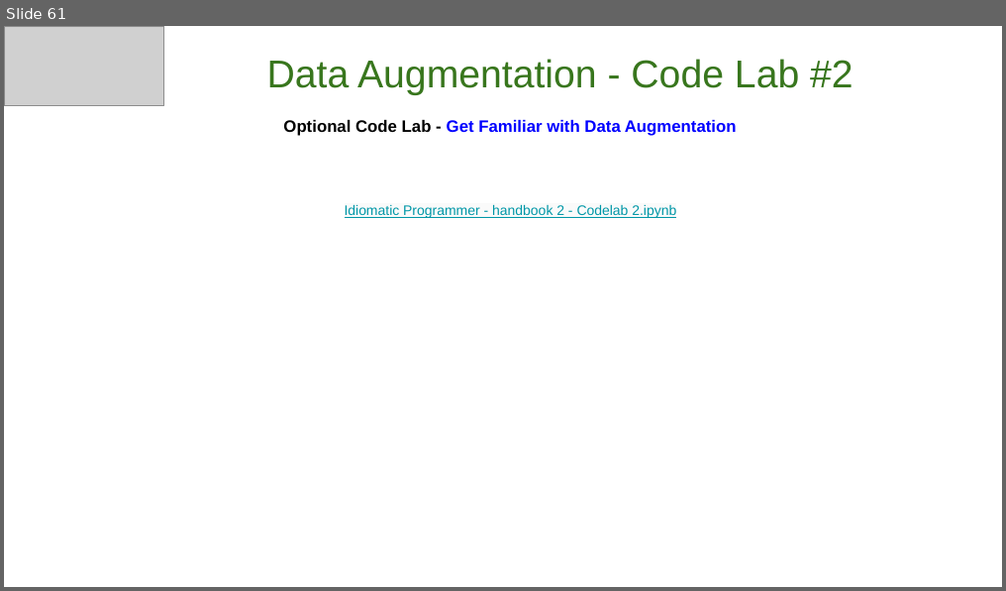
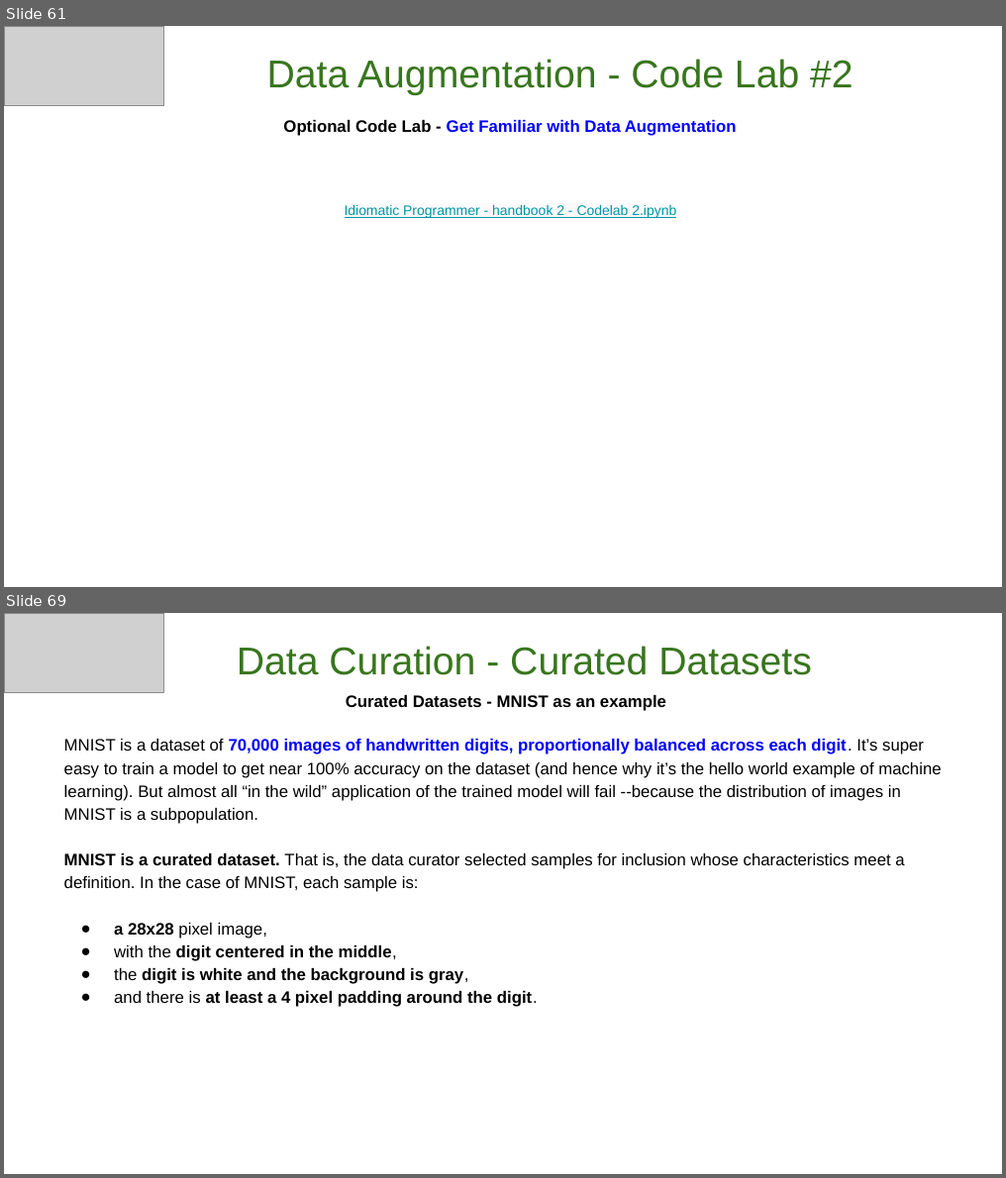
Before and after one commit to GoogleCloudPlatform/keras-idiomatic-programmer, a slide deck: workshops/Data_Augmentation/The Idiomatic Programmer - Learning Keras - Workshop - Data Augmentation.pptx. Shown one above the other, each under a label of ours: slide 61 before the commit, slides 61 and 69 after it; the slides between them are not shown. The pictures are 1006x591 and 1006x1178 pixels, drawn with LibreOffice and Linux fonts; fonts in the diff are those of the drawing; grey boxes stand for pictures. Boxes give left, top, right and bottom in pixels: in the first picture for what was removed or moved away, otherwise in the second. Text is boxed around its words. In the diff, an @@ line names an element or a change of style, - is before the commit and + after.

Commit message:
reorg data aug

```diff
--- a/workshops/Data_Augmentation/The Idiomatic Programmer - Learning Keras - Workshop - Data Augmentation.pptx
+++ b/workshops/Data_Augmentation/The Idiomatic Programmer - Learning Keras - Workshop - Data Augmentation.pptx
@@ slide 69 added at [4, 613, 1002, 1174], background #FFFFFF @@
@@ picture added at [4, 613, 163, 693] @@
@@ subtitle added at [237, 646, 812, 675], 28 pt, text #38761D @@
+Data Curation - Curated Datasets
@@ text added at [64, 695, 941, 1007], 12 pt, text #000000 @@
+Curated Datasets - MNIST as an example
+MNIST is a dataset of 70,000 images of handwritten digits, proportionally balanced across each digit. It’s super easy to train a model to get near 100% accuracy on the dataset (and hence why it’s the hello world example of machine learning). But almost all “in the wild” application of the trained model will fail --because the distribution of images in MNIST is a subpopulation.
+MNIST is a curated dataset. That is, the data curator selected samples for inclusion whose characteristics meet a definition. In the case of MNIST, each sample is:
+● a 28x28 pixel image,
+● with the digit centered in the middle,
+● the digit is white and the background is gray,
+● and there is at least a 4 pixel padding around the digit.
```
Also in this commit, not shown: 27 other slides added.
